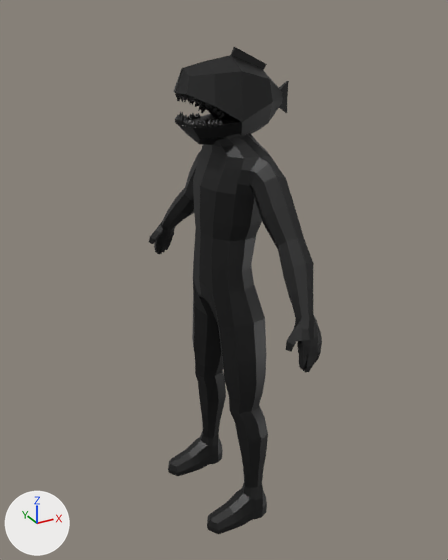
The FBX model Art/NewObjects/Characters/fish man.fbx as it was, and as the next commit left it.
Camera for both pictures: a 50 mm lens placed at (-1.042, -1.898, 1.937), pointed at (0.001, 0.0, 0.988). Every picture has the same lights, and +X, +Y and +Z are marked at lower left. Where no turn or scale is listed for an object, it has been applied to the vertices. Vertices at the same position are counted once.

Objects in the first picture: 'fish_man'.
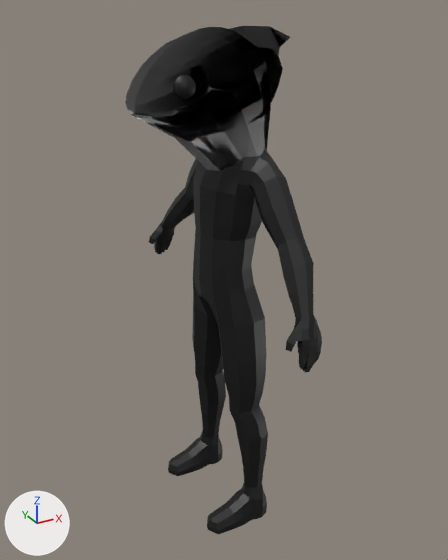
Where the newer file only moved an object's origin or applied its transform, the numbers keep the older frame.

The edits, one by one:
me_mesh is used by ob_fish_man; location (0.037, -0.001, 0.0).
me_mesh had 2825 vertices, 2812 faces and spanned x -0.22..0.22, y -0.58..0.58, z -0.01..1.82.
me_mesh now has 2786 vertices, 2844 faces and spans x -0.39..0.22, y -0.58..0.58, z -0.01..1.88.
me_mesh part 1: a new loose piece, a UV sphere (20 segments, 20 rings, poles along z) spanning x -0.272..-0.185, y -0.135..-0.048, z 1.67..1.757, in mat_blackshade3 (black #000000).
me_mesh part 2: a new loose piece of 48 vertices spanning x -0.07..0.22, y -0.02..0.02, z 1.55..1.88, in mat_whiteshade (white #ffffff).
me_mesh part 3: 95 loose pieces with 1228 vertices, spanning x -0.21..0.22, y -0.09..0.09, z 1.58..1.81, are deleted.
me_mesh part 4: 121 vertices removed from x -0.22..0.19, y -0.11..0.11, z 1.5..1.82; 450 vertices added at x -0.39..0.12, y -0.17..0.17, z 1.37..1.88.

Pixel boxes [x1, y1, x2, y2] of what changed, in the pictures (448 x 560 px):
'fish_man', reshaped (14% wider)
    before: [149, 47, 322, 534]
    after: [125, 26, 322, 534]
part 1 of me_mesh, added (black)
    after: [173, 75, 196, 99]
part 2 of me_mesh, added (black)
    after: [229, 26, 290, 103]
part 3 of me_mesh, deleted (black)
    before: [175, 81, 289, 129]
part 4 of me_mesh, built on
    before: [174, 47, 283, 145]
    after: [125, 27, 271, 171]
